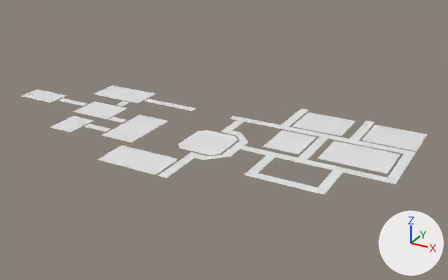
One commit to the FBX model Assets/Floreplan/Ceelings.fbx: the scene before it, then after it.
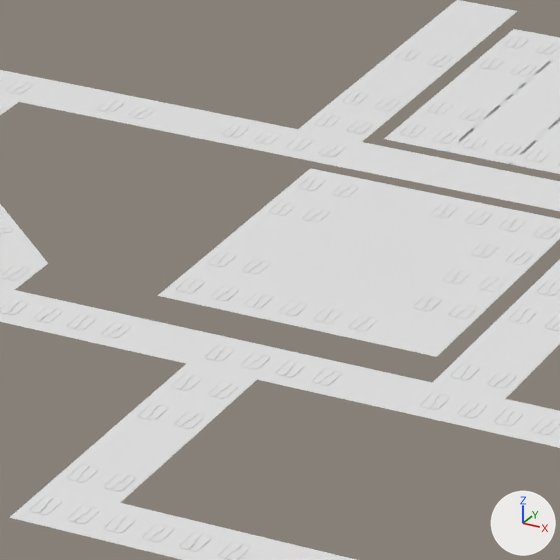
The first picture shows the older version from a 50 mm camera at (120.2, -171.6, 108.9) aimed at (-2.1, 50.8, -2.3). The close-ups show the older and then the newer version on the part from 54% to 70% of the width and 39% to 64% of the height of that picture. Only the edits that show in the close-ups are written down. Lighting does not change. The marker at lower right points along +X, +Y and +Z. Where no turn or scale is listed for an object, it has been applied to the vertices.

Objects in the first close-up: 'Celling.002', 'Celling.006', 'Celling.007', 'Celling.008', 'Celling.010', 'Celling.012', 'Celling.015', 'Celling.018', 'Celling.019', 'Celling.021' and 1 more.
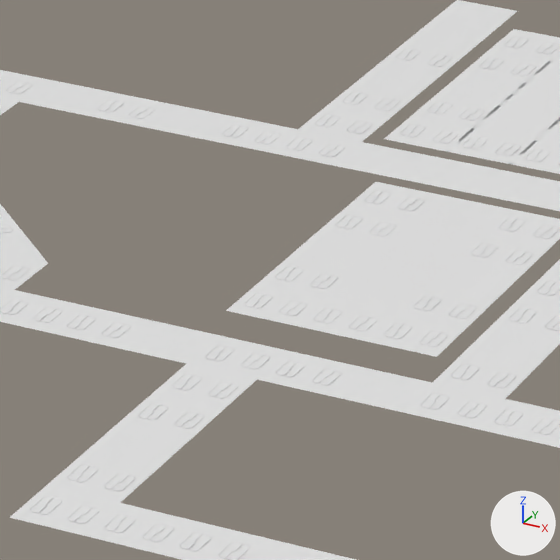
The change, as a list of edits to the scene's bpy script:
```text
Change me_plane_155:
    used by ob_celling_015; location = (30.0, 52.0, 3.0)
    remove me_plane_155.from_pydata(...)  # 1262 vertices, 1340 faces; spans x -9.0..7.0, y -10.0..10.0, z -0.1..0.0
    add me_plane_155.from_pydata(...)  # 1032 vertices, 1095 faces; spans x -5.0..7.0, y -10.0..10.0, z -0.1..0.0
    me_plane_155 part 1: 223 vertices moved from x -7.5..1.5, y -5.0..9.0, z -0.1..0.0 to x -4.6..-1.4, y -5.0..9.0, z -0.1..0.0; 343 vertices removed from x -9.0..2.6, y -10.0..10.0, z -0.1..0.0; 113 vertices added at x -4.0..-1.4, y -5.0..9.0, z -0.1..0.0
    other edits to the shape of me_plane_155 do not show in these pictures
```

What differs and where, as boxes [x1, y1, x2, y2] in the close-ups (560 x 560 px; the box of a moved part takes in the faces that stretch with it):
'Celling.015', reshaped: before [158, 168, 560, 357]; after [226, 182, 560, 357]
part 1 of me_plane_155, moved or reshaped: before [158, 168, 508, 311]; after [258, 182, 439, 298]
